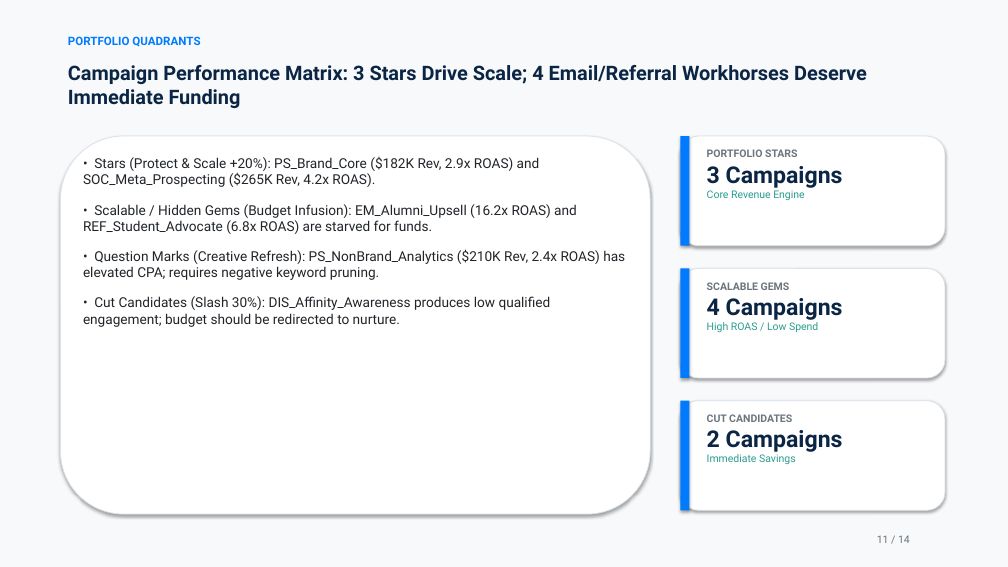
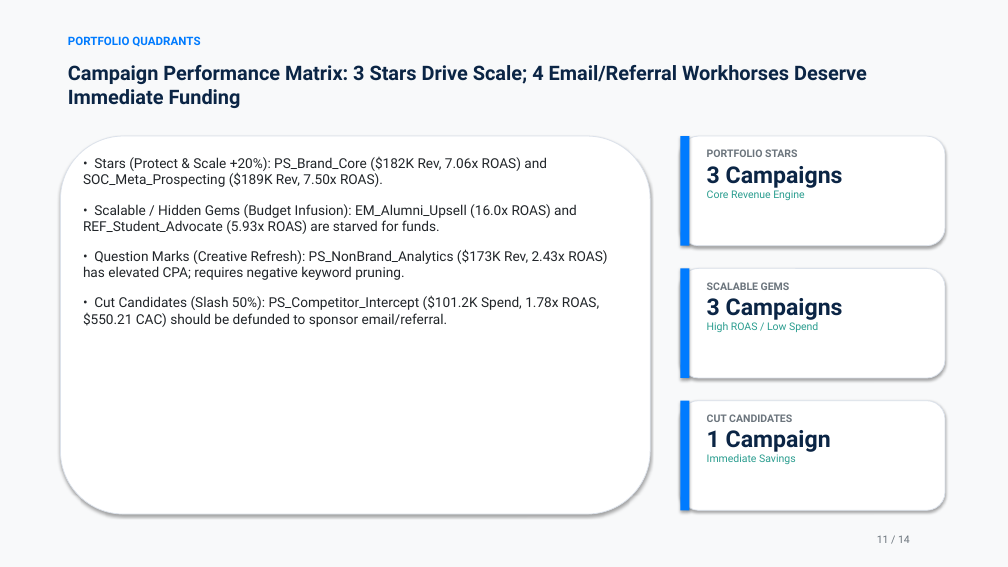
Before and after one commit to JNikhil11/grito-marketing-attribution-analytics, a slide deck: slide 11 of presentation/Grito_Attribution_Deck.pptx. Drawn at 1008x567 pixels with LibreOffice and Linux fonts; fonts in the diff are those of the drawing. Boxes give left, top, right and bottom in pixels: in the first picture for what was removed or moved away, otherwise in the second. Text is boxed around its words. In the diff, an @@ line names an element or a change of style, - is before the commit and + after.

```diff
--- a/presentation/Grito_Attribution_Deck.pptx
+++ b/presentation/Grito_Attribution_Deck.pptx
@@ text at [83,157,607,327]: text changed @@
-• Stars (Protect & Scale +20%): PS_Brand_Core ($182K Rev, 2.9x ROAS) and SOC_Meta_Prospecting ($265K Rev, 4.2x ROAS).
-• Scalable / Hidden Gems (Budget Infusion): EM_Alumni_Upsell (16.2x ROAS) and REF_Student_Advocate (6.8x ROAS) are starved for funds.
-• Question Marks (Creative Refresh): PS_NonBrand_Analytics ($210K Rev, 2.4x ROAS) has elevated CPA; requires negative keyword pruning.
-• Cut Candidates (Slash 30%): DIS_Affinity_Awareness produces low qualified engagement; budget should be redirected to nurture.
+• Stars (Protect & Scale +20%): PS_Brand_Core ($182K Rev, 7.06x ROAS) and SOC_Meta_Prospecting ($189K Rev, 7.50x ROAS).
+• Scalable / Hidden Gems (Budget Infusion): EM_Alumni_Upsell (16.0x ROAS) and REF_Student_Advocate (5.93x ROAS) are starved for funds.
+• Question Marks (Creative Refresh): PS_NonBrand_Analytics ($173K Rev, 2.43x ROAS) has elevated CPA; requires negative keyword pruning.
+• Cut Candidates (Slash 50%): PS_Competitor_Intercept ($101.2K Spend, 1.78x ROAS, $550.21 CAC) should be defunded to sponsor email/referral.
@@ text at [707,298,843,320]: text changed @@
-4 Campaigns
+3 Campaigns
@@ text at [707,430,831,452]: text changed @@
-2 Campaigns
+1 Campaign
```
Also in this commit, not shown: 12 other slides changed, 32 other files.
